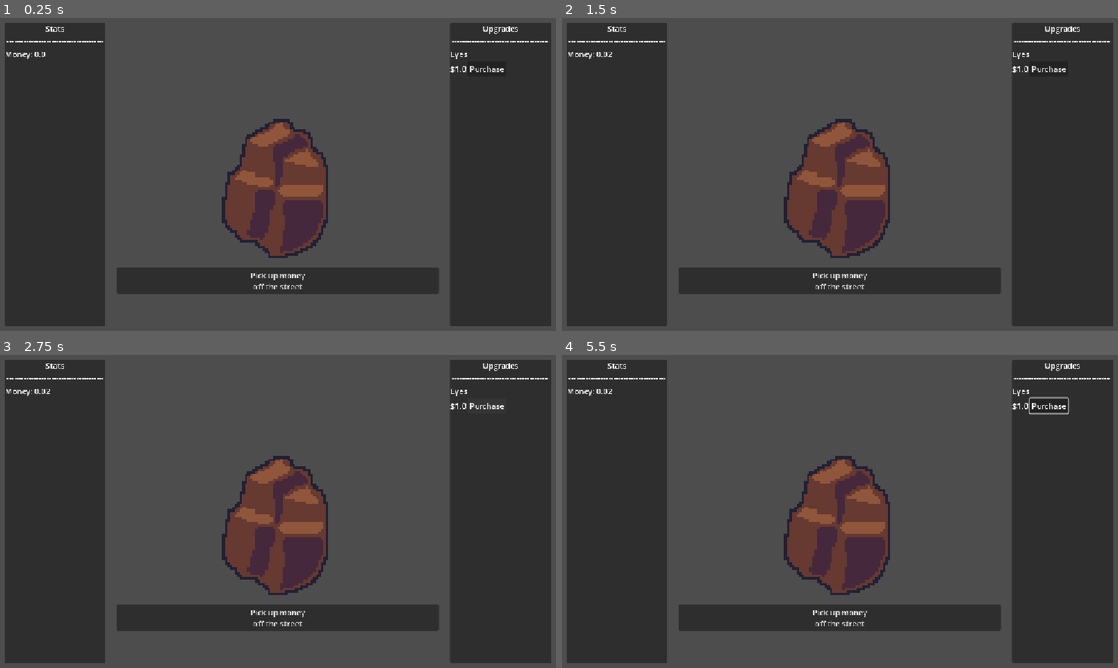
Above: before the commit, frames 1-4 (two rows, left to right).
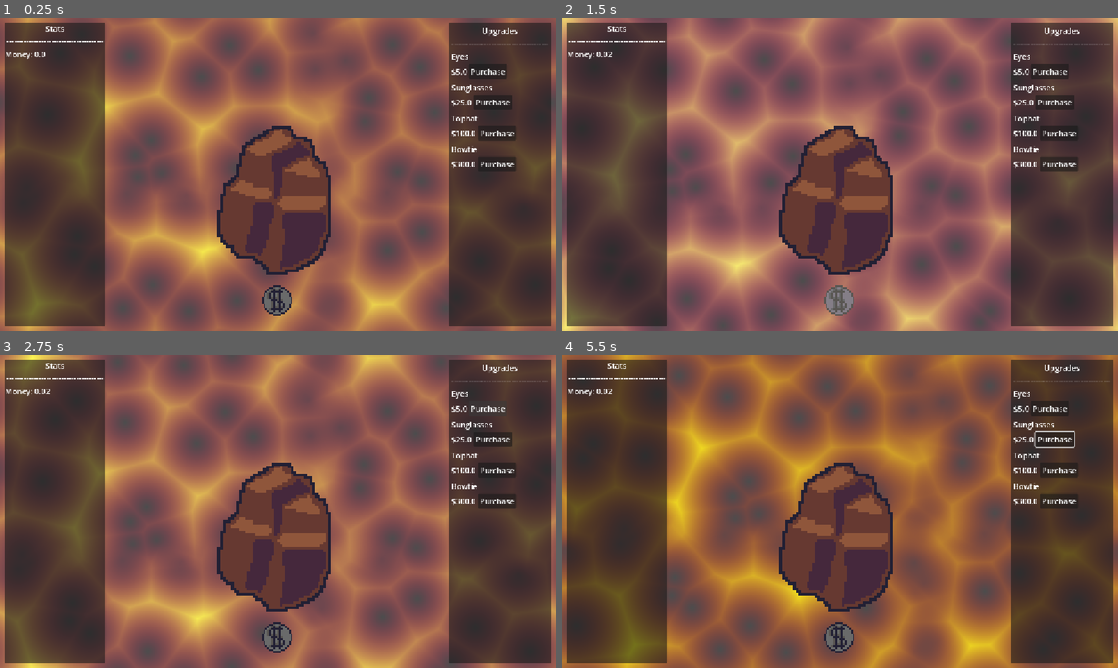
Above: after the commit, the same moments.

Repository: theophylaktos/incremental-game
Game: Godot game, scene res://game/main.tscn
Two runs of this game, one before a commit and one after it. Both use one fixed random seed, a clock stepped at 60 frames per second and the inputs below. Sound files missing from this copy of the repository are replaced by a short silence.
Inputs (mouse positions are in pixels of both pictures, inside the frame that each line leads up to):
- Up to frame 1 (0.25 s): no input
- Up to frame 2 (1.5 s): click (840, 280) at 0.5 s, where only the run before the commit has a clickable "Pick up money off the street"; click (840, 299) at 1.27 s
- Up to frame 3 (2.75 s): click "Purchase" at 2 s
- Up to frame 4 (5.5 s): tap Enter at 2.75 s; move the mouse to (962, 495) at 2.77 s; hold Right 2.78-3.53 s; tap Alt at 2.85, 4.35 s; click (962, 495) at 2.92 s; move the mouse to (728, 527) at 3.52 s; hold Down 3.53-4.28 s; tap Shift at 3.6, 5.1 s; move the mouse to (895, 442) at 4.27 s; hold Right 4.28-5.03 s; move the mouse to (812, 574) at 5.02 s; hold Up from 5.03 s (still down); click (812, 574) at 5.17 s

The runs differ from the first frame. In frame 1, 81% of the frame differs, in the area x 0-100%, y 0-100%; in frame 2, 80%; in frame 3, 80%; in frame 4, 80%.

Commit message:
more upgrades and assets

Diff:
--- /dev/null
+++ b/game/background.gdshader
@@ -0,0 +1,8 @@
+shader_type canvas_item;
+
+uniform sampler2D noise: repeat_enable;
+
+void fragment() {
+	COLOR.ga = texture(noise, vec2(UV.x + sin(TIME) / 15., UV.y + cos(TIME) / 20.)).rg;
+	COLOR.b = + abs((sin(TIME) / 5.) + 0.5) - 0.25;
+}
--- /dev/null
+++ b/game/coinbutton.gd
@@ -0,0 +1,11 @@
+extends TextureButton
+
+
+# Called when the node enters the scene tree for the first time.
+func _ready() -> void:
+	pass # Replace with function body.
+
+
+# Called every frame. 'delta' is the elapsed time since the previous frame.
+func _process(delta: float) -> void:
+	pass
--- a/game/control.gd
+++ b/game/control.gd
@@ -5,7 +5,18 @@
 		self.get_child(child).visible = false
 	$Rock.visible = true
 	PlayerStats.eyes_changed.connect(_on_eyes_changed)
+	PlayerStats.sunglasses_changed.connect(_on_sunglasses_changed)
+	PlayerStats.tophat_changed.connect(_on_tophat_changed)
+	PlayerStats.bowtie_changed.connect(_on_bowtie_changed)
 
 func _on_eyes_changed() -> void:
 	$Eyes.visible = true
-	print("etghrh")
+
+func _on_sunglasses_changed() -> void:
+	$Sunglasses.visible = true
+
+func _on_tophat_changed() -> void:
+	$Tophat.visible = true
+
+func _on_bowtie_changed() -> void:
+	$Bowtie.visible = true
--- a/game/global/player_stats.gd
+++ b/game/global/player_stats.gd
@@ -3,6 +3,10 @@
 signal money_changed
 signal eyes_changed
 signal sunglasses_changed
+signal bowtie_changed
+signal tophat_changed
+
+var money_multiplier = 1
 
 @export var money: float = 0:
 	set(new_value):
@@ -18,3 +22,13 @@
 		set(new_value):
 			sunglasses = new_value
 			sunglasses_changed.emit()
+
+@export var bowtie: bool = false:
+		set(new_value):
+			bowtie = new_value
+			bowtie_changed.emit()
+
+@export var tophat: bool = false:
+		set(new_value):
+			tophat = new_value
+			tophat_changed.emit()
--- a/game/main.gd
+++ b/game/main.gd
@@ -4,13 +4,13 @@
 
 # Called when the node enters the scene tree for the first time.
 func _ready() -> void:
-	%Button.pressed.connect(_on_button_pressed)
+	%CoinButton.pressed.connect(_on_button_pressed)
 	PlayerStats.money_changed.connect(_on_money_changed)
 
 	%Money.text = "Money: " + str(PlayerStats.money)
 
 func _on_button_pressed() -> void:
-	PlayerStats.money += (0.01) * coinAmounts[randi_range(0, coinAmounts.size() - 1)];
+	PlayerStats.money += (0.01) * coinAmounts[randi_range(0, coinAmounts.size() - 1)] * PlayerStats.money_multiplier;
 
 func _on_money_changed() -> void:
 	%Money.text = "Money: " + str(PlayerStats.money)
--- a/game/main.tscn
+++ b/game/main.tscn
@@ -1,7 +1,7 @@
 [gd_scene format=3 uid="uid://c5u3bemykkv0l"]
 
-[ext_resource type="Script" uid="uid://dj5rio6yc6yju" path="res://game/components/animated_button.gd" id="1_oa506"]
 [ext_resource type="Script" uid="uid://hwnbriu8hcyv" path="res://game/main.gd" id="1_xtpaf"]
+[ext_resource type="Shader" uid="uid://bxurh7bq0hhuh" path="res://game/background.gdshader" id="2_dp3pf"]
 [ext_resource type="Script" uid="uid://dm25er7vi86yh" path="res://game/control.gd" id="2_lx3aj"]
 [ext_resource type="Texture2D" uid="uid://lfd84ycmvilt" path="res://assets/art/rock.png" id="2_xkbyp"]
 [ext_resource type="PackedScene" uid="uid://dyqrhsag13rg6" path="res://game/upgrade/upgrade.tscn" id="3_emt18"]
@@ -9,6 +9,31 @@
 [ext_resource type="Texture2D" uid="uid://j7bt0qymchdo" path="res://assets/art/sunglasses.png" id="4_itumj"]
 [ext_resource type="Texture2D" uid="uid://ja02bhcpvltp" path="res://assets/art/tophat.png" id="5_dp3pf"]
 [ext_resource type="Texture2D" uid="uid://cl1gy2rv1l5q3" path="res://assets/art/bowtie.png" id="6_ioaqv"]
+[ext_resource type="Texture2D" uid="uid://cjqteqrgilfdy" path="res://assets/art/coin.png" id="8_itumj"]
+[ext_resource type="Script" uid="uid://bm31uhl12hfhf" path="res://game/coinbutton.gd" id="9_itumj"]
+
+[sub_resource type="FastNoiseLite" id="FastNoiseLite_8e1wj"]
+noise_type = 2
+fractal_octaves = 1
+
+[sub_resource type="NoiseTexture2D" id="NoiseTexture2D_dl6xb"]
+width = 960
+height = 540
+noise = SubResource("FastNoiseLite_8e1wj")
+seamless = true
+seamless_blend_skirt = 0.213
+
+[sub_resource type="ShaderMaterial" id="ShaderMaterial_fngjv"]
+shader = ExtResource("2_dp3pf")
+shader_parameter/noise = SubResource("NoiseTexture2D_dl6xb")
+
+[sub_resource type="AtlasTexture" id="AtlasTexture_lx3aj"]
+atlas = ExtResource("8_itumj")
+region = Rect2(0, 0, 16, 16)
+
+[sub_resource type="AtlasTexture" id="AtlasTexture_itumj"]
+atlas = ExtResource("8_itumj")
+region = Rect2(16, 0, 16, 16)
 
 [sub_resource type="StyleBoxEmpty" id="StyleBoxEmpty_7bva4"]
 
@@ -20,6 +45,15 @@
 grow_horizontal = 2
 grow_vertical = 2
 script = ExtResource("1_xtpaf")
+
+[node name="ColorRect" type="ColorRect" parent="." unique_id=306996237]
+material = SubResource("ShaderMaterial_fngjv")
+layout_mode = 1
+anchors_preset = 15
+anchor_right = 1.0
+anchor_bottom = 1.0
+grow_horizontal = 2
+grow_vertical = 2
 
 [node name="HBoxContainer" type="HBoxContainer" parent="." unique_id=1824707589]
 layout_mode = 0
@@ -132,17 +166,20 @@
 expand_mode = 3
 stretch_mode = 5
 
-[node name="Button" type="Button" parent="HBoxContainer/Center/MarginContainer/VBoxContainer" unique_id=625774804]
+[node name="CoinButton" type="TextureButton" parent="HBoxContainer/Center/MarginContainer/VBoxContainer" unique_id=1129759289]
 unique_name_in_owner = true
+custom_minimum_size = Vector2(64, 64)
 layout_mode = 2
 offset_transform_enabled = true
-text = "Pick up money
-off the street"
-script = ExtResource("1_oa506")
+texture_normal = SubResource("AtlasTexture_lx3aj")
+texture_hover = SubResource("AtlasTexture_itumj")
+stretch_mode = 5
+script = ExtResource("9_itumj")
 
 [node name="Panel" type="Panel" parent="HBoxContainer/Center/MarginContainer/VBoxContainer" unique_id=491343006]
 layout_mode = 2
 size_flags_vertical = 3
+size_flags_stretch_ratio = 0.25
 theme_override_styles/panel = SubResource("StyleBoxEmpty_7bva4")
 
 [node name="Upgrades" type="MarginContainer" parent="HBoxContainer" unique_id=91594008]
@@ -156,18 +193,51 @@
 [node name="PanelContainer" type="PanelContainer" parent="HBoxContainer/Upgrades" unique_id=592478981]
 layout_mode = 2
 
-[node name="VBoxContainer" type="VBoxContainer" parent="HBoxContainer/Upgrades/PanelContainer" unique_id=1042733598]
-layout_mode = 2
-size_flags_horizontal = 3
-
-[node name="Upgrades" type="Label" parent="HBoxContainer/Upgrades/PanelContainer/VBoxContainer" unique_id=1276149519]
+[node name="MarginContainer" type="MarginContainer" parent="HBoxContainer/Upgrades/PanelContainer" unique_id=41537409]
+layout_mode = 2
+theme_override_constants/margin_left = 5
+theme_override_constants/margin_top = 5
+theme_override_constants/margin_right = 5
+theme_override_constants/margin_bottom = 5
+
+[node name="VBoxContainer" type="VBoxContainer" parent="HBoxContainer/Upgrades/PanelContainer/MarginContainer" unique_id=1042733598]
+layout_mode = 2
+size_flags_horizontal = 3
+
+[node name="Upgrades" type="Label" parent="HBoxContainer/Upgrades/PanelContainer/MarginContainer/VBoxContainer" unique_id=1276149519]
 layout_mode = 2
 text = "Upgrades
 ---------------------------------------"
 horizontal_alignment = 1
 
-[node name="Eyes" parent="HBoxContainer/Upgrades/PanelContainer/VBoxContainer" unique_id=121411007 instance=ExtResource("3_emt18")]
-layout_mode = 2
+[node name="Eyes" parent="HBoxContainer/Upgrades/PanelContainer/MarginContainer/VBoxContainer" unique_id=121411007 instance=ExtResource("3_emt18")]
+custom_minimum_size = Vector2(0, 60)
+layout_mode = 2
+size_flags_vertical = 0
 upgrade_name = "Eyes"
 initial_cost = 5.0
 cost_increment = 1.0
+money_multiplier = 5
+
+[node name="Sunglasses" parent="HBoxContainer/Upgrades/PanelContainer/MarginContainer/VBoxContainer" unique_id=744312586 instance=ExtResource("3_emt18")]
+custom_minimum_size = Vector2(0, 60)
+layout_mode = 2
+upgrade_name = "Sunglasses"
+initial_cost = 25.0
+cost_increment = 1.0
+money_multiplier = 4
+
+[node name="Tophat" parent="HBoxContainer/Upgrades/PanelContainer/MarginContainer/VBoxContainer" unique_id=842550833 instance=ExtResource("3_emt18")]
+custom_minimum_size = Vector2(0, 60)
+layout_mode = 2
+upgrade_name = "Tophat"
+initial_cost = 100.0
+cost_increment = 1.0
+money_multiplier = 3
+
+[node name="Bowtie" parent="HBoxContainer/Upgrades/PanelContainer/MarginContainer/VBoxContainer" unique_id=336638790 instance=ExtResource("3_emt18")]
+custom_minimum_size = Vector2(0, 60)
+layout_mode = 2
+upgrade_name = "Bowtie"
+initial_cost = 300.0
+cost_increment = 1.0
--- a/game/upgrade/upgrade.gd
+++ b/game/upgrade/upgrade.gd
@@ -4,20 +4,22 @@
 @export var initial_cost: float = 1
 @export var cost_increment: float = 2.0
 @export var max_purchases: int = 1
+@export var money_multiplier: int = 1
 
-var cost: float = initial_cost
+var cost: float
 var purchases: int = 0
 
 # Called every frame. 'delta' is the elapsed time since the previous frame.
 func _ready() -> void:
 	%Name.text = upgrade_name
+	cost = initial_cost
 	%Cost.text = "$" + str(cost)
 
 
 func _on_purchase_button_pressed() -> void:
 	if PlayerStats.money < cost:
 		return
-
+	PlayerStats.money_multiplier += money_multiplier
 	PlayerStats.money -= cost
 	cost *= cost_increment
 	%Cost.text = "$" + str(cost)
@@ -27,7 +29,10 @@
 			PlayerStats.eyes = true
 		"Sunglasses":
 			PlayerStats.sunglasses = true
-
+		"Tophat":
+			PlayerStats.tophat = true
+		"Bowtie":
+			PlayerStats.bowtie = true
 
 	purchases += 1
 	if (purchases >= max_purchases):
Binary file added: assets/art/coin.png
Not shown, added: assets/art/coin.png.import
Not shown, added: export_presets.cfg
Not shown, added: game/background.gdshader.uid
Not shown, added: game/coinbutton.gd.uid
